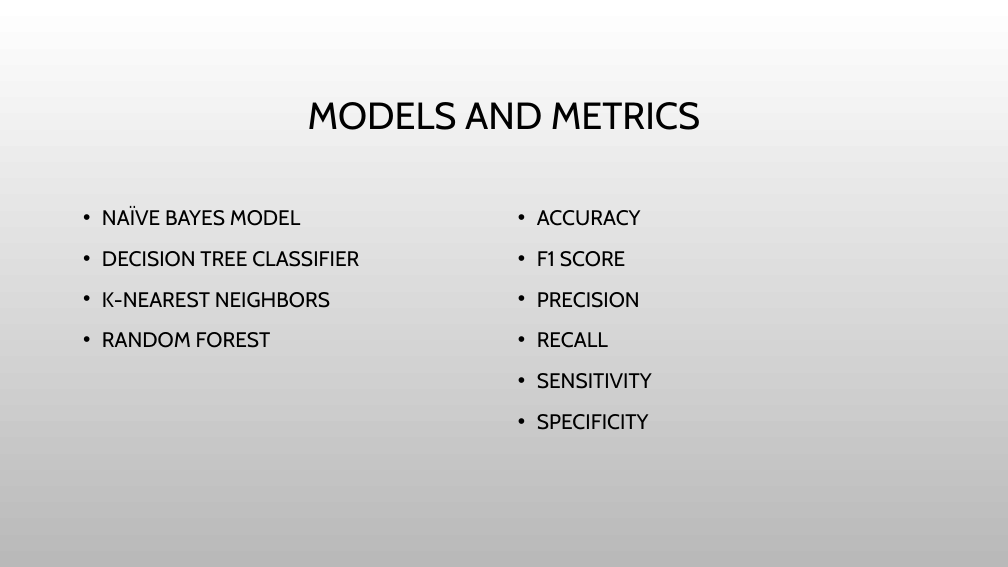
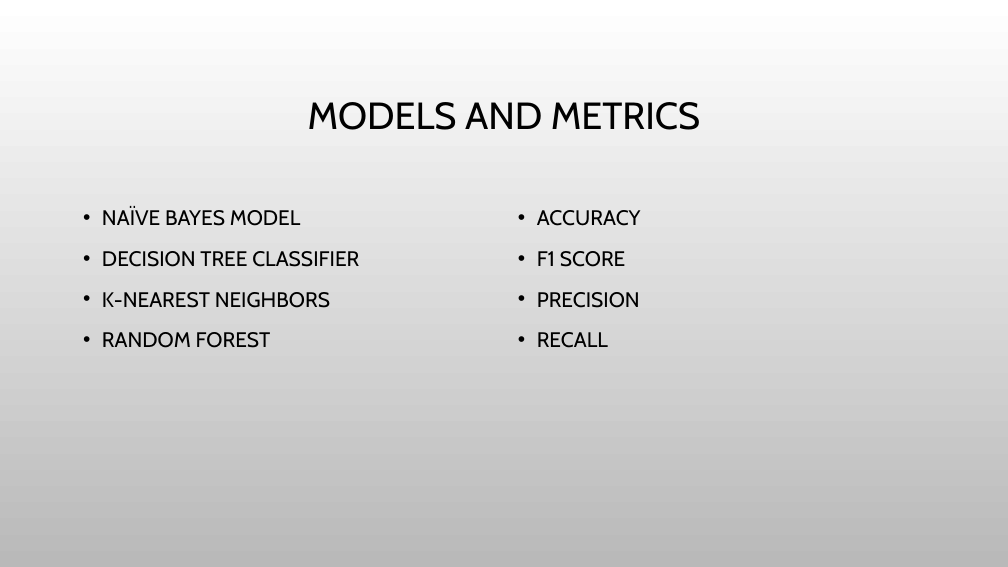
Before and after one commit to hjyoon16/Fake_Job_Post_Classification, a slide deck: slide 9 of 502projectPresentation.pptx (slide 11 before the commit). Drawn at 1008x567 pixels with LibreOffice and Linux fonts; fonts in the diff are those of the drawing; background and template pictures are left out. Boxes give left, top, right and bottom in pixels: in the first picture for what was removed or moved away, otherwise in the second. Text is boxed around its words. In the diff, an @@ line names an element or a change of style, - is before the commit and + after.

```diff
--- a/502projectPresentation.pptx
+++ b/502projectPresentation.pptx
@@ text at (537,373,652,430): paragraphs removed @@
-• SENSITIVITY
-• SPECIFICITY
```
Also in this commit, not shown: 1 other slide changed, 5 slides removed.
